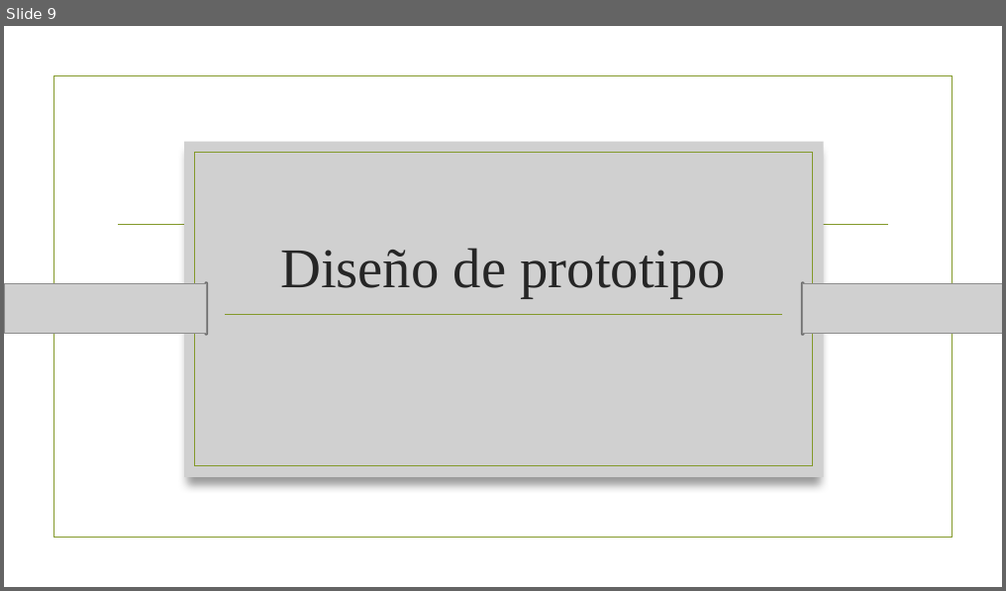
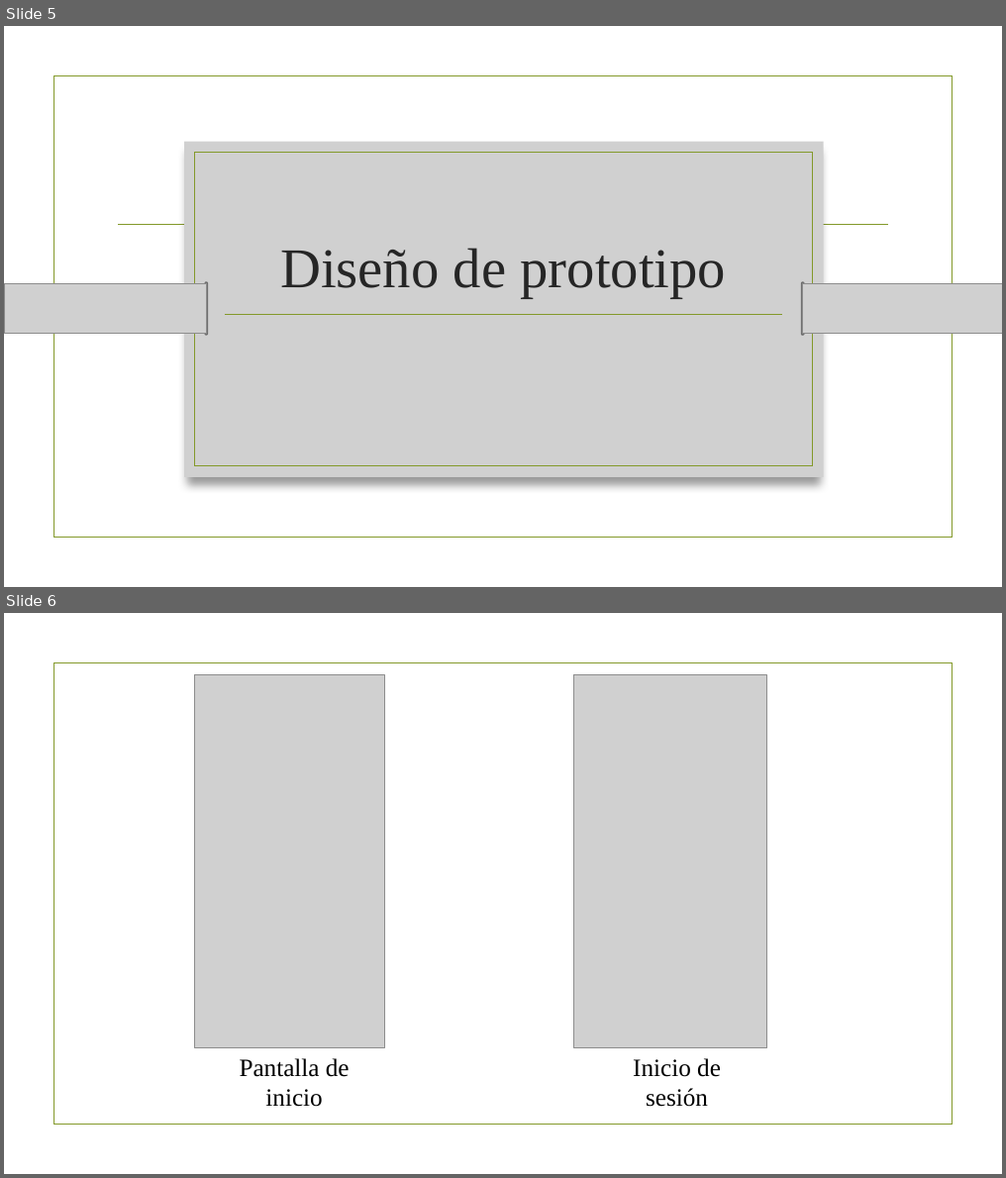
Before and after one commit to itzAngel/tsuki-project, a slide deck: Proyecto App Móviles.pptx. Shown one above the other, each under a label of ours: slide 9 before the commit, slides 5 and 6 after it. The pictures are 1006x591 and 1006x1178 pixels, drawn with LibreOffice and Linux fonts; fonts in the diff are those of the drawing; grey boxes stand for pictures; background and template pictures are left out. Boxes give left, top, right and bottom in pixels: in the first picture for what was removed or moved away, otherwise in the second. Text is boxed around its words. In the diff, an @@ line names an element or a change of style, - is before the commit and + after.

```diff
--- a/Proyecto App Móviles.pptx
+++ b/Proyecto App Móviles.pptx
@@ slide 6 added at box(4, 613, 1002, 1174), background picture (left out); not listed: 1 template element that a slide beside it also shows @@
@@ picture added at box(194, 675, 384, 1048) @@
@@ picture added at box(573, 675, 767, 1048) @@
@@ text added at box(240, 1059, 350, 1107), 24 pt, text #000000 @@
+Pantalla de inicio
@@ text added at box(633, 1059, 721, 1107), 24 pt, text #000000 @@
+Inicio de sesión
@@ what was slide 9 is now slide 5 @@
```
Also in this commit, not shown: 6 other slides added, 5 slides removed, 1 other file.
